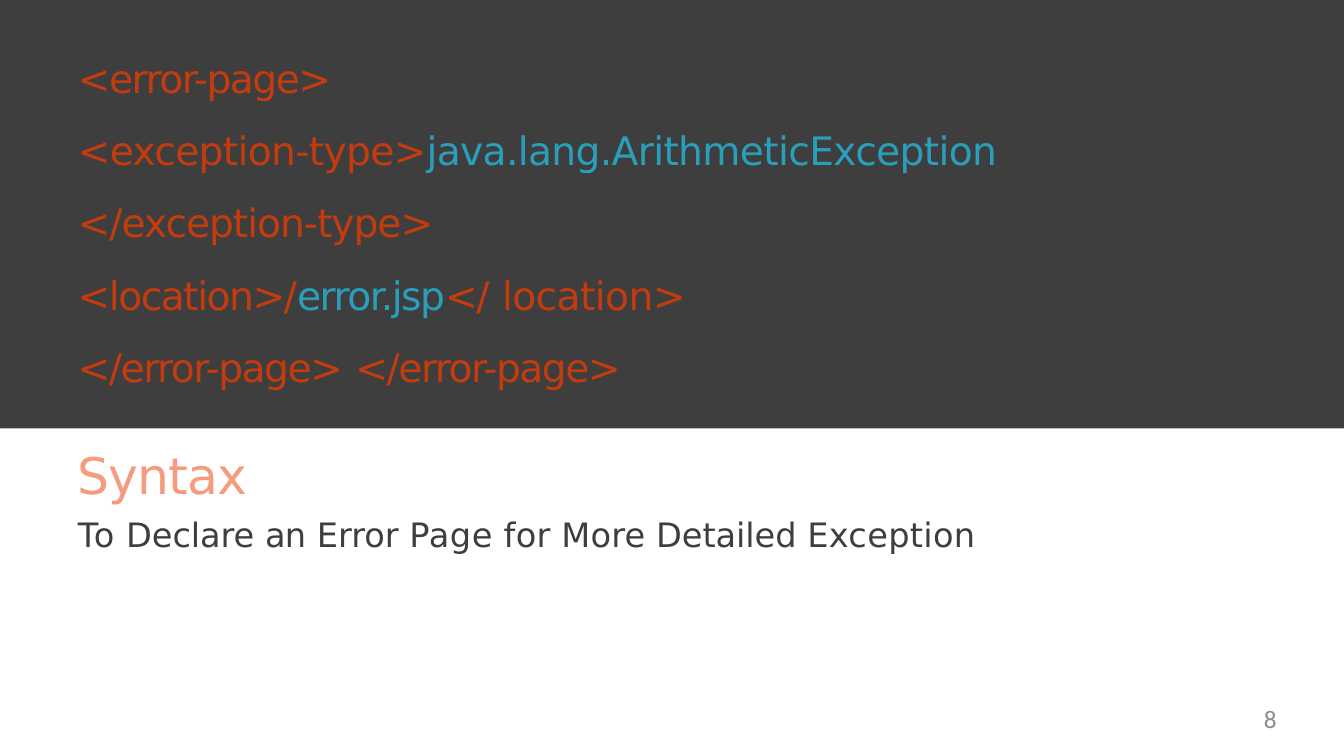
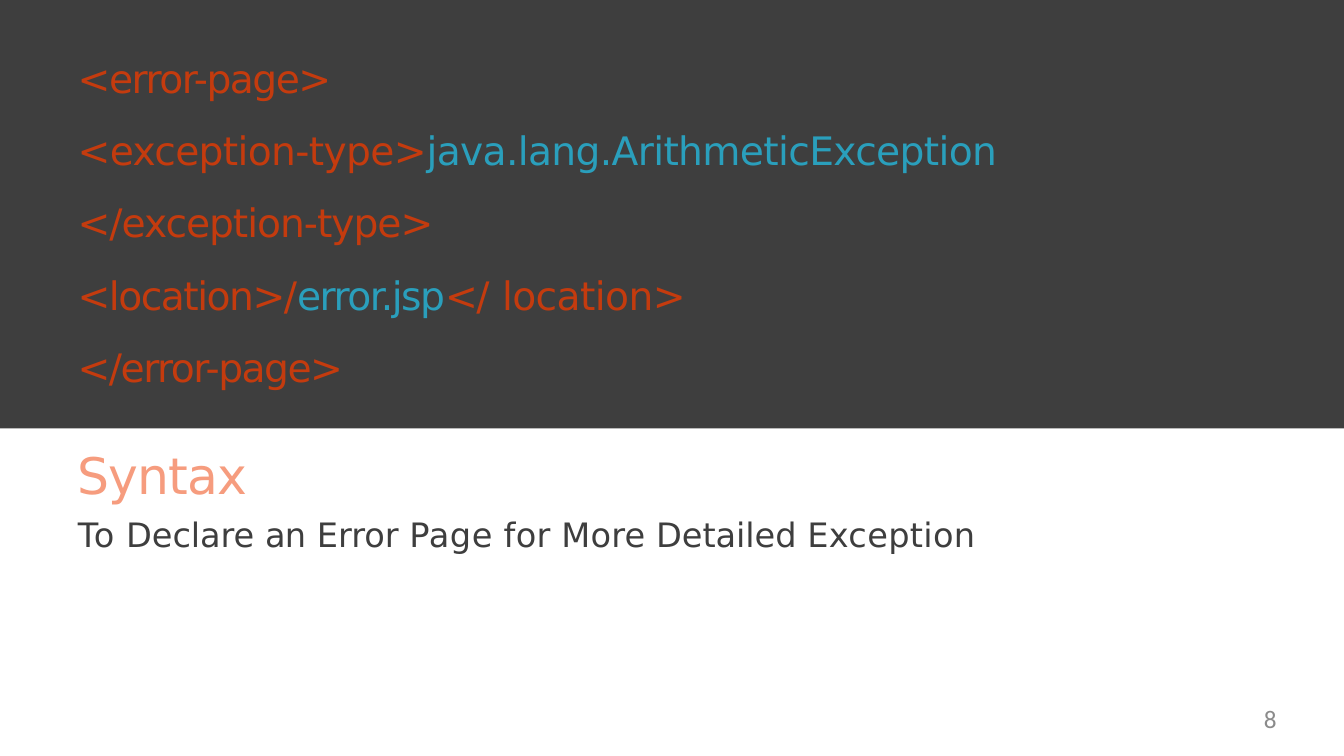
Before and after one commit to StevenJoseph19/Java, a slide deck: slide 8 of Day 9 & 10/2. JSPs/Slides/5. Handling Exceptions in JSP/5-java-ee-java-server-pages-m5-slides.pptx. Drawn at 1344x756 pixels with LibreOffice and Linux fonts; fonts in the diff are those of the drawing. Boxes give left, top, right and bottom in pixels: in the first picture for what was removed or moved away, otherwise in the second. Text is boxed around its words. In the diff, an @@ line names an element or a change of style, - is before the commit and + after.

```diff
--- a/Day 9 & 10/2. JSPs/Slides/5. Handling Exceptions in JSP/5-java-ee-java-server-pages-m5-slides.pptx
+++ b/Day 9 & 10/2. JSPs/Slides/5. Handling Exceptions in JSP/5-java-ee-java-server-pages-m5-slides.pptx
@@ text at (x1=78, y1=353, x2=343, y2=390): text changed @@
-</error-page> </error-page>
+</error-page>
```
Also in this commit, not shown: 1 other slide changed, 5 other files.
